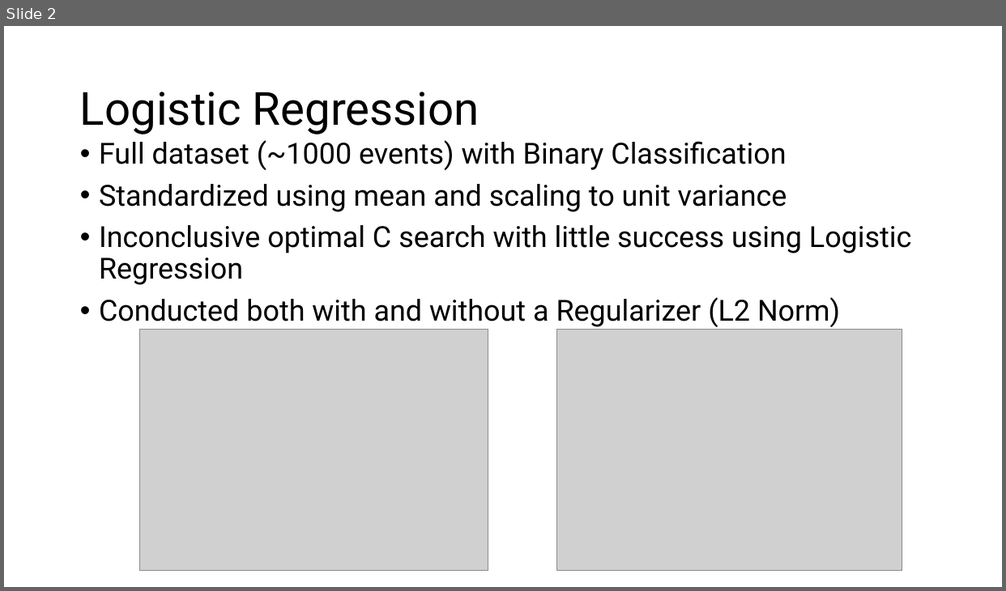
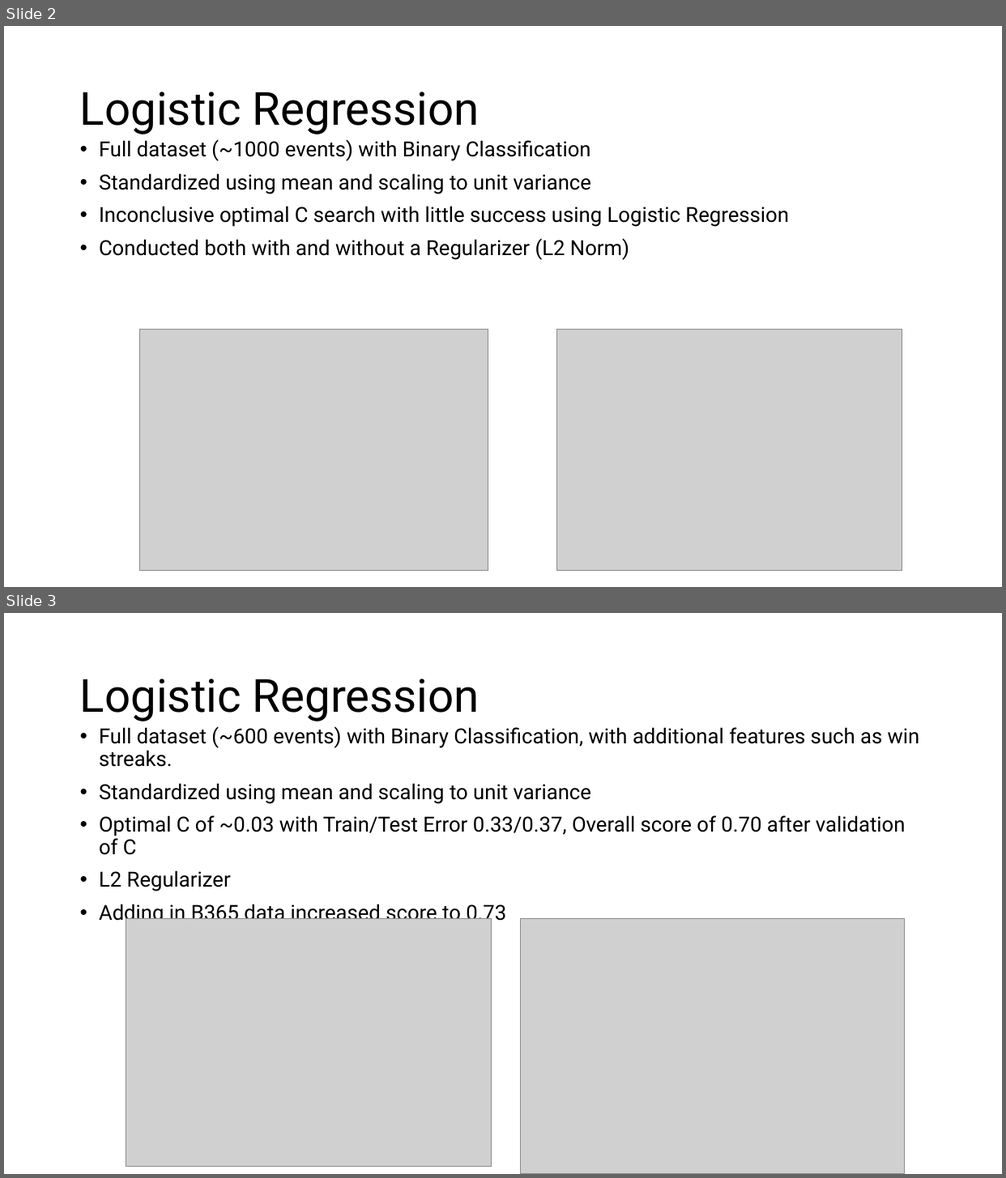
Before and after one commit to austinlb001/ece6254_project, a slide deck: data_import/LogReg.pptx. Shown one above the other, each under a label of ours: slide 2 before the commit, slides 2 and 3 after it. The pictures are 1006x591 and 1006x1178 pixels, drawn with LibreOffice and Linux fonts; fonts in the diff are those of the drawing; grey boxes stand for pictures. Boxes give left, top, right and bottom in pixels: in the first picture for what was removed or moved away, otherwise in the second. Text is boxed around its words. In the diff, an @@ line names an element or a change of style, - is before the commit and + after.

```diff
--- a/data_import/LogReg.pptx
+++ b/data_import/LogReg.pptx
@@ slide 3 added at (4, 613, 1002, 1174), background #FFFFFF @@
@@ title added at (80, 679, 479, 722), 44 pt, text #000000 @@
+Logistic Regression
@@ text added at (99, 726, 920, 926), 20 pt, text #000000 @@
+• Full dataset (~600 events) with Binary Classification, with additional features such as win streaks.
+• Standardized using mean and scaling to unit variance
+• Optimal C of ~0.03 with Train/Test Error 0.33/0.37, Overall score of 0.70 after validation of C
+• L2 Regularizer
+• Adding in B365 data increased score to 0.73
@@ picture added at (126, 918, 492, 1167) @@
@@ picture added at (521, 918, 905, 1174) @@
@@ slide 2 changed as well @@
@@ text "Full dataset (~1000 events) with ..." at (99, 139, 789, 260): size 28 to 20 pt @@
```
Also in this commit, not shown: 1 other slide added, 10 other files.
